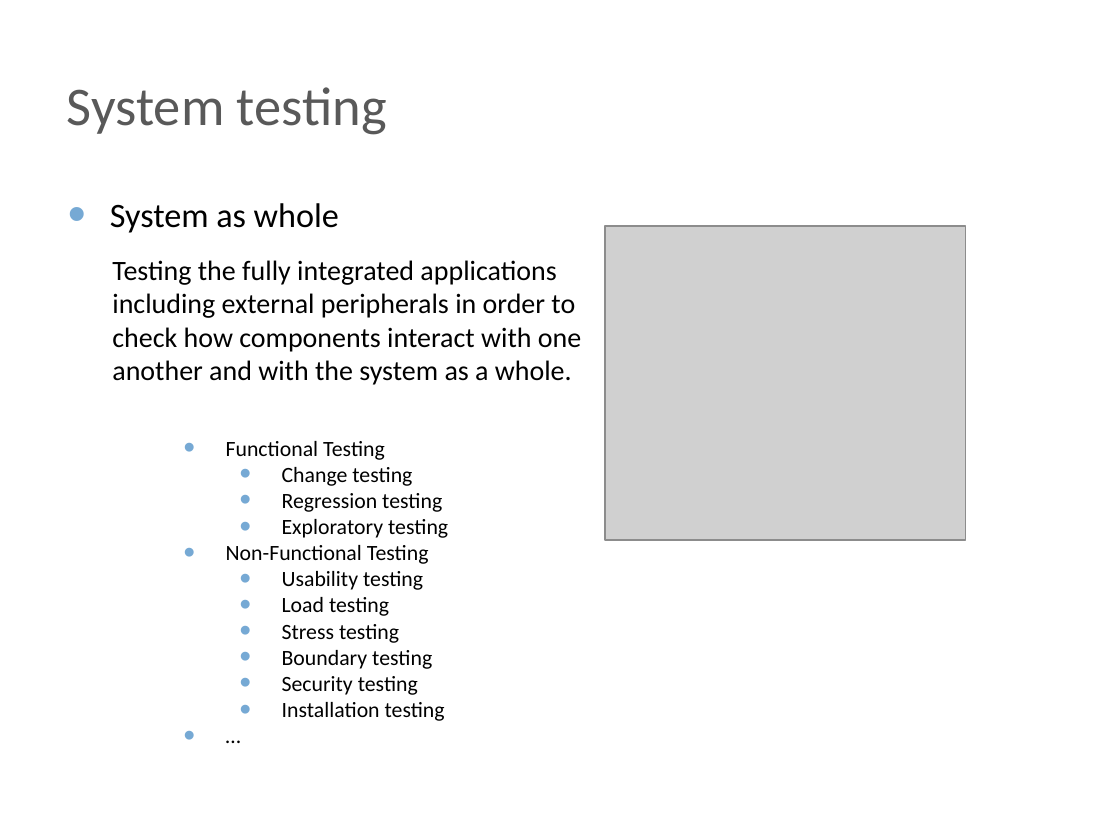
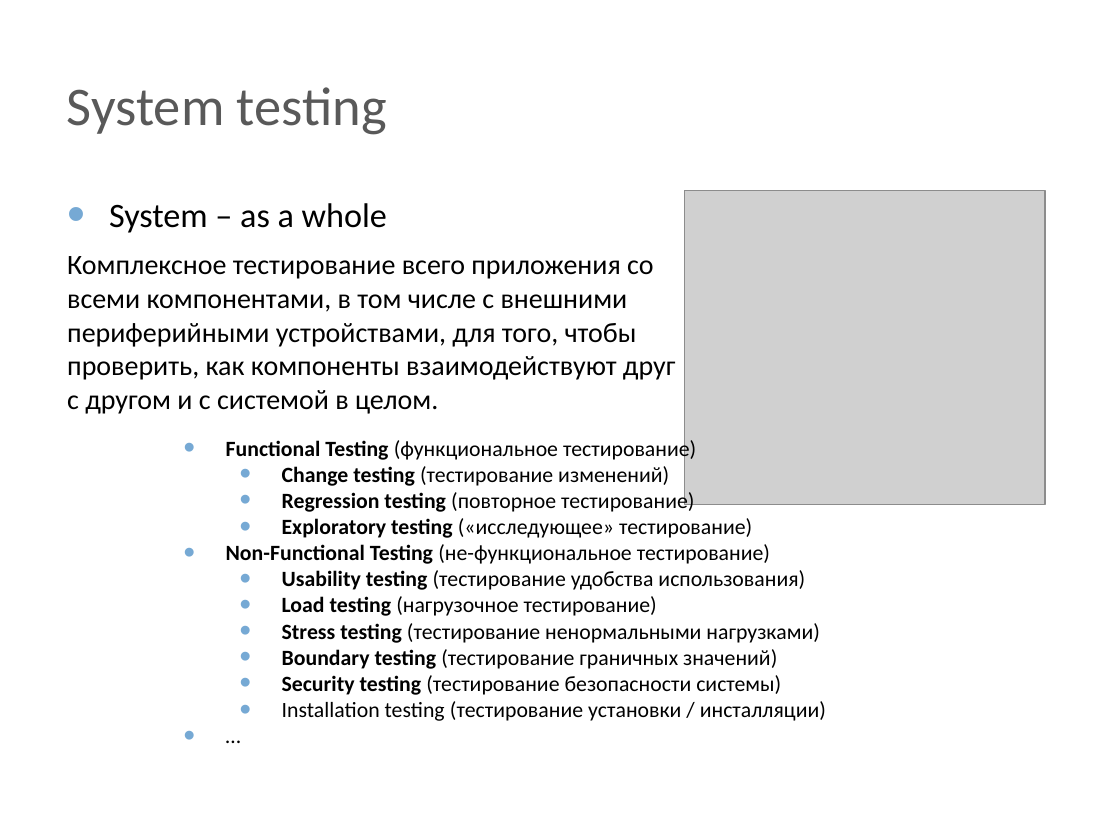
Before and after one commit to BigRacer/swtesting, a slide deck: slide 7 of 2.Testing_types/Testing types.pptx. Drawn at 1120x840 pixels with LibreOffice and Linux fonts; fonts in the diff are those of the drawing; grey boxes stand for pictures; background and template pictures are left out. Boxes give left, top, right and bottom in pixels: in the first picture for what was removed or moved away, otherwise in the second. Text is boxed around its words. In the diff, an @@ line names an element or a change of style, - is before the commit and + after.

```diff
--- a/2.Testing_types/Testing types.pptx
+++ b/2.Testing_types/Testing types.pptx
@@ text at (109, 203, 387, 233): text changed @@
-• System as whole
+• System – as a whole
@@ picture: place and size @@
-picture at (605, 226, 965, 540)
+picture at (684, 190, 1045, 504)
@@ text at (67, 256, 675, 414): text changed @@
-Testing the fully integrated applications including external peripherals in order to check how components interact with one another and with the system as a whole.
+Комплексное тестирование всего приложения со всеми компонентами, в том числе с внешними периферийными устройствами, для того, чтобы проверить, как компоненты взаимодействуют друг с другом и с системой в целом.
@@ text at (226, 437, 826, 721): text changed @@
-• Functional Testing
-  • Change testing
-  • Regression testing
-  • Exploratory testing
-• Non-Functional Testing
-  • Usability testing
-  • Load testing
-  • Stress testing
-  • Boundary testing
-  • Security testing
-  • Installation testing
+• Functional Testing (функциональное тестирование)
+  • Change testing (тестирование изменений)
+  • Regression testing (повторное тестирование)
+  • Exploratory testing («исследующее» тестирование)
+• Non-Functional Testing (не-функциональное тестирование)
+  • Usability testing (тестирование удобства использования)
+  • Load testing (нагрузочное тестирование)
+  • Stress testing (тестирование ненормальными нагрузками)
+  • Boundary testing (тестирование граничных значений)
+  • Security testing (тестирование безопасности системы)
+  • Installation testing (тестирование установки / инсталляции)
```
Also in this commit, not shown: 7 other slides changed, 5 slides added, 5 slides removed.
